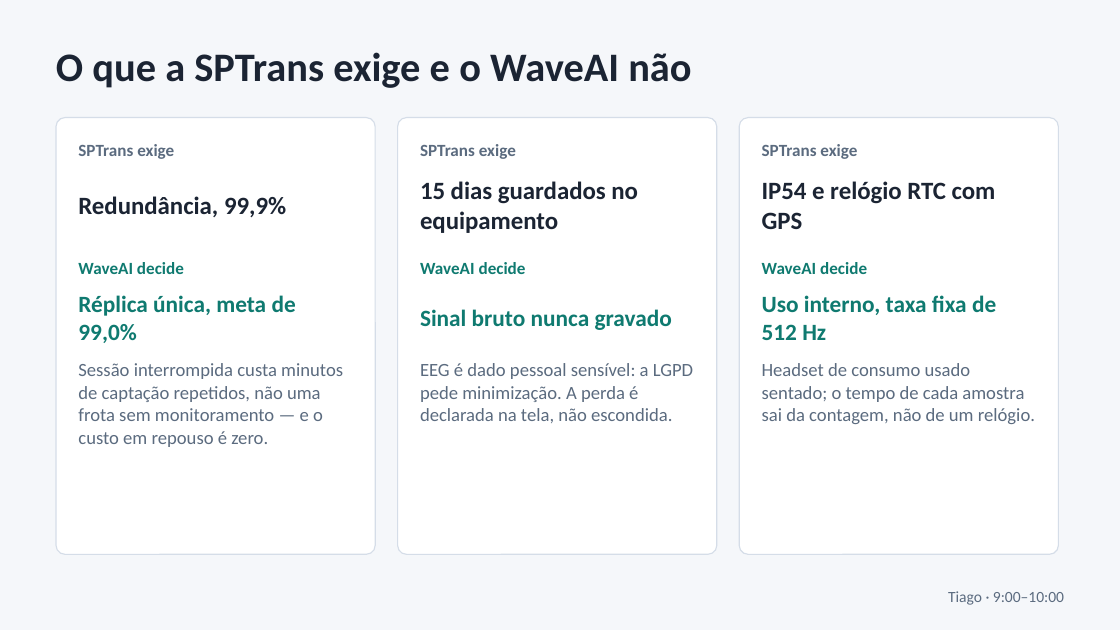
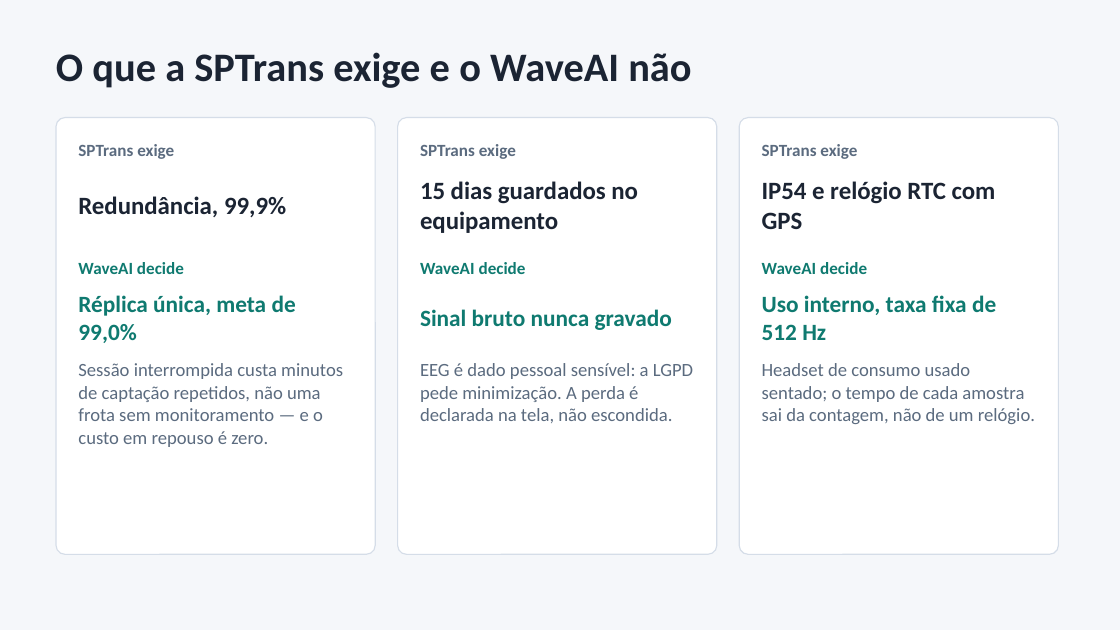
Before and after one commit to WaveAI-Company/WaveAi-Company, a slide deck: slide 9 of Faculdade/SDIoT_Atividade_Redes/apresentacao/Rede_WaveAI_Apresentacao.pptx. Drawn at 1120x630 pixels with LibreOffice and Linux fonts; fonts in the diff are those of the drawing. Boxes give left, top, right and bottom in pixels: in the first picture for what was removed or moved away, otherwise in the second. Text is boxed around its words. In the diff, an @@ line names an element or a change of style, - is before the commit and + after.

```diff
--- a/Faculdade/SDIoT_Atividade_Redes/apresentacao/Rede_WaveAI_Apresentacao.pptx
+++ b/Faculdade/SDIoT_Atividade_Redes/apresentacao/Rede_WaveAI_Apresentacao.pptx
@@ text removed at (948,591,1064,605) @@
-Tiago · 9:00–10:00
```
Also in this commit, not shown: 6 other slides changed, 1 other file.
